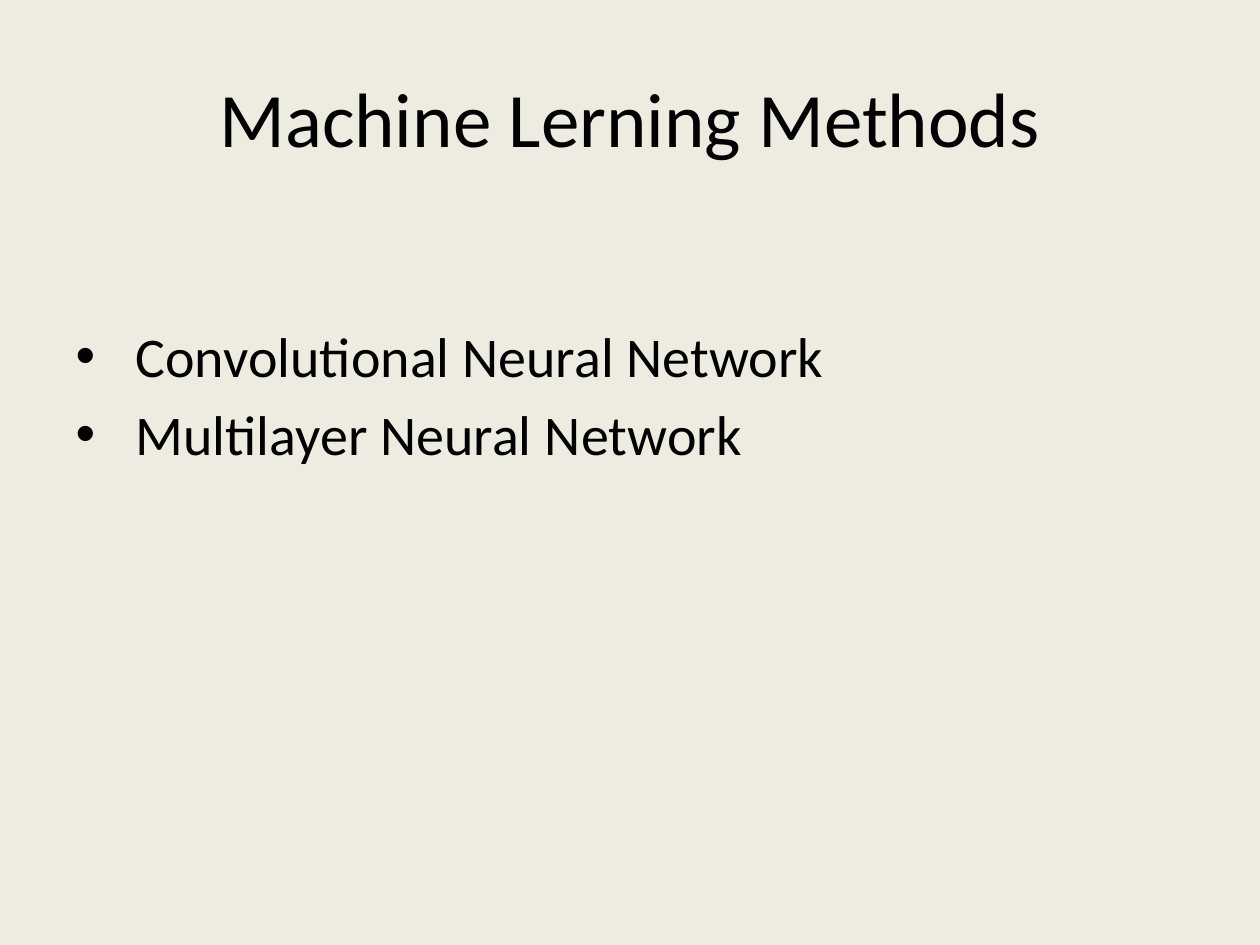
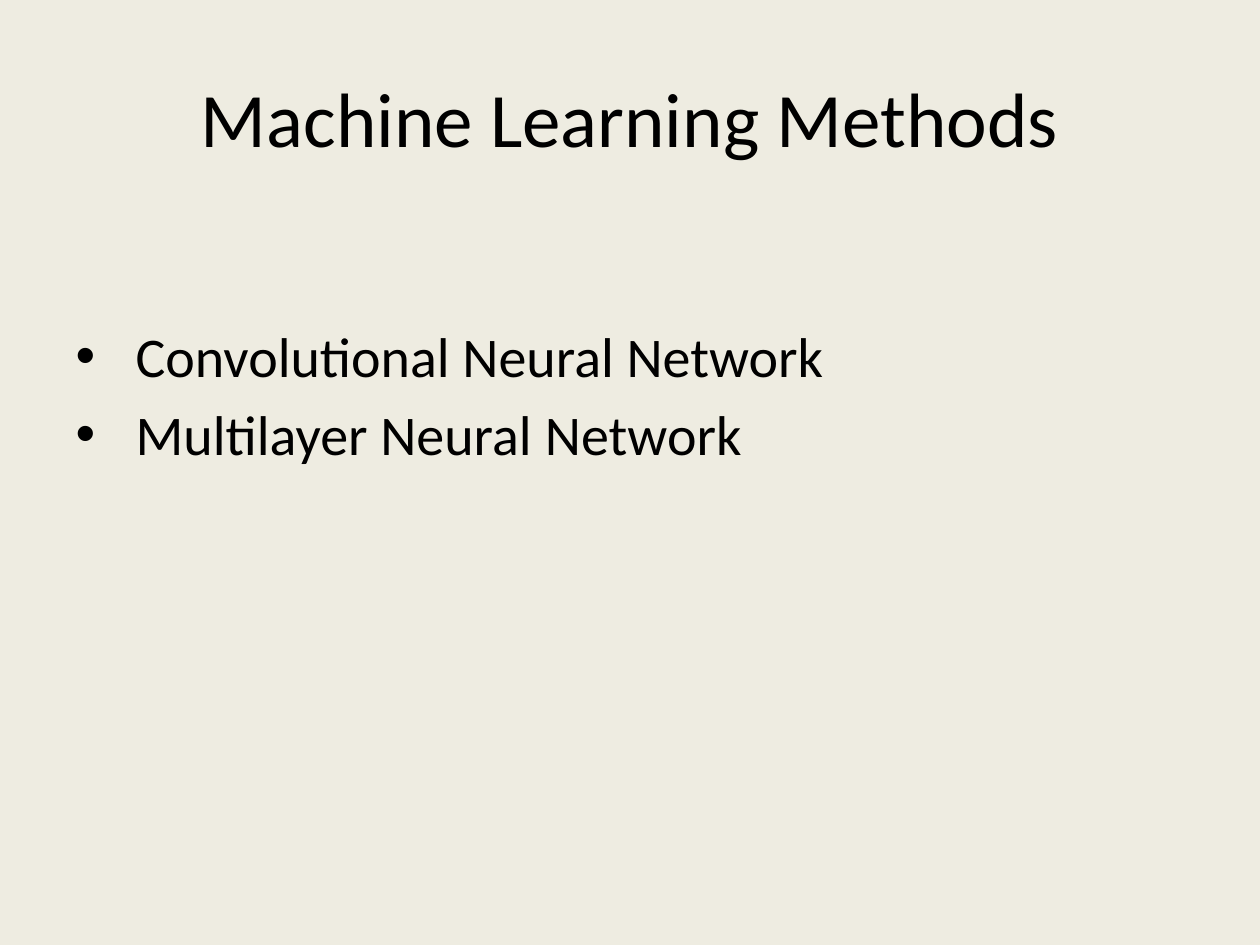
Before and after one commit to gungenibrahim/ee543-neural-network-and-deep-learning, a slide deck: slide 5 of ee543_sunum.pptx. Drawn at 1260x945 pixels with LibreOffice and Linux fonts; fonts in the diff are those of the drawing. Boxes give left, top, right and bottom in pixels: in the first picture for what was removed or moved away, otherwise in the second. Text is boxed around its words. In the diff, an @@ line names an element or a change of style, - is before the commit and + after.

```diff
--- a/ee543_sunum.pptx
+++ b/ee543_sunum.pptx
@@ title at (201, 93, 1058, 161): text changed @@
-Machine Lerning Methods
+Machine Learning Methods
```
Also in this commit, not shown: 3 other slides changed.
